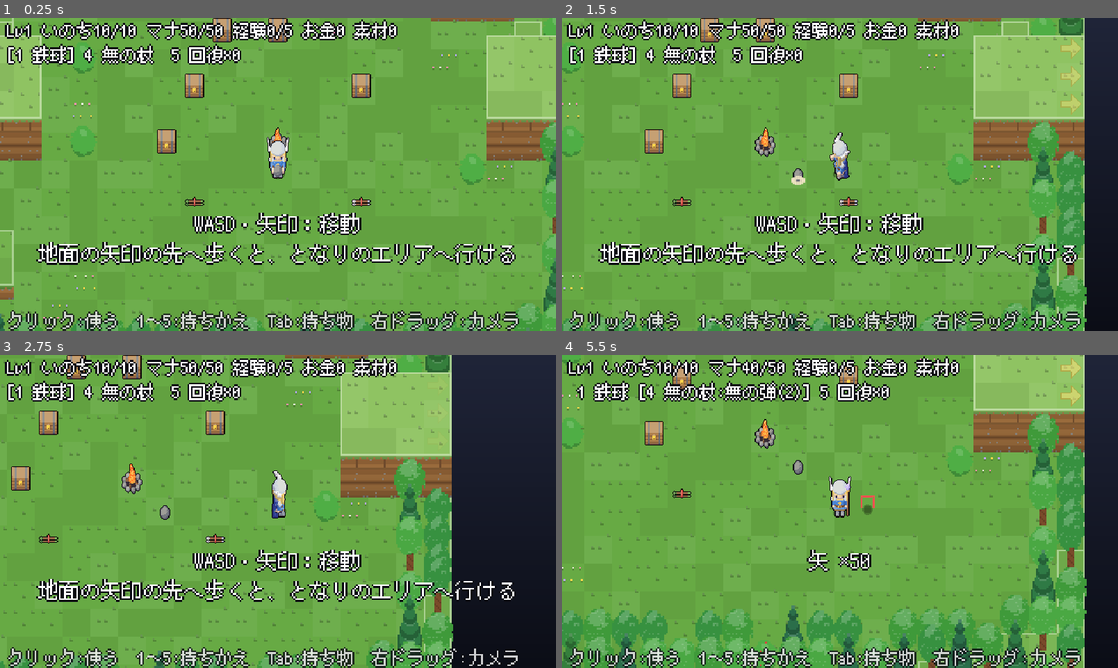
Above: before the commit, frames 1-4 (two rows, left to right).
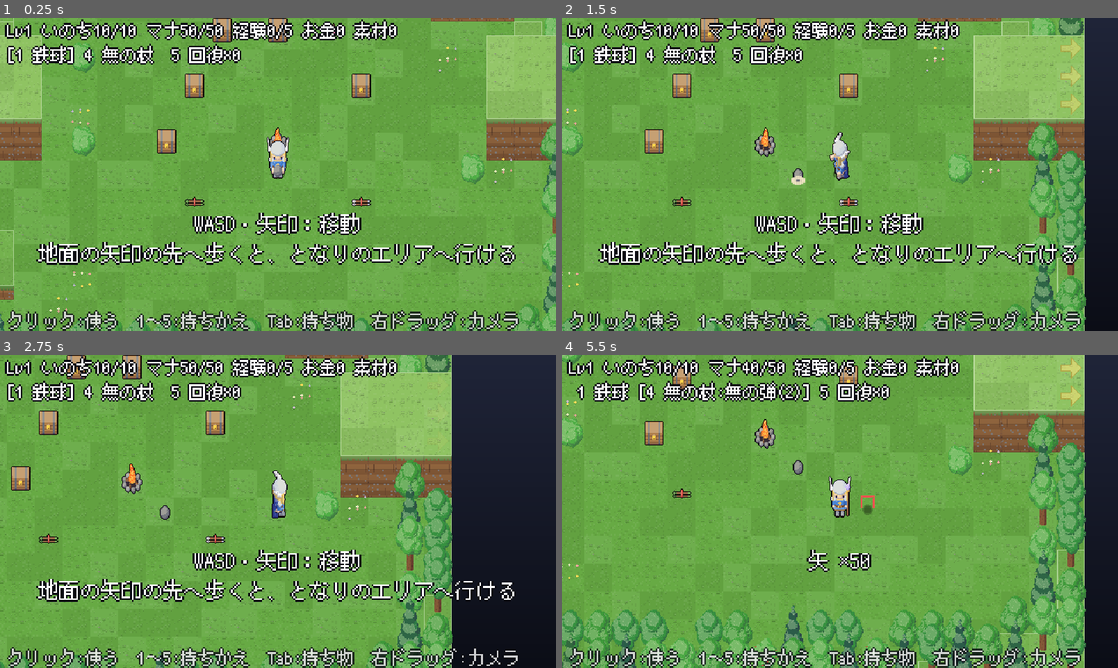
Above: after the commit, the same moments.

Repository: MiyazakiTakumi-724/dot-3d-game
Game: Godot game, scene res://scenes/field.tscn
Same seed, same stepped clock (60 frames per second), same inputs: the game is played once before the commit and once after it.
Inputs (mouse positions are in pixels of both pictures, inside the frame that each line leads up to):
- Up to frame 1 (0.25 s): no input
- Up to frame 2 (1.5 s): tap Enter at 0.5 s; move the mouse to (962, 158) at 0.52 s; hold Right 0.53-1.25 s; hold Shift 0.53-1.25 s; click (962, 158) at 0.67 s; tap Space at 0.77 s; drag from (728, 190) to (812, 237) at 1.27 s
- Up to frame 3 (2.75 s): move the mouse to (333, 442) at 2.02 s; hold Right from 2.03 s (still down); hold Ctrl from 2.03 s (still down)
- Up to frame 4 (5.5 s): release Right at 2.75 s; release Ctrl at 2.75 s; drag from (812, 574) to (673, 464) at 2.77 s; tap Space at 3.5, 3.77 s; move the mouse to (1006, 558) at 3.52 s; hold Left 3.53-4.25 s; tap 2 at 3.6 s; drag from (673, 464) to (756, 433) at 4.27 s; move the mouse to (867, 511) at 5.02 s; hold Down from 5.03 s (still down); tap 4 at 5.1 s; click (867, 511) at 5.17 s

The runs differ from the first frame. In frame 1, 6.1% of the frame differs, in the area x 0-100%, y 0-100%; in frame 2, 7.4%; in frame 3, 6.6%; in frame 4, 13%, in the area x 0-95%, y 0-100%.

Commit message:
地形を主人公と同じ細かさで作り直す（描く枚数は増やさない）
- 1マスを32×32の輪切りで描く（ボクセル1つが本当の画面の1px）。輪切りの間はゲームの座標の1pxのまま
  （StackSprite.layer_px）なので、描く回数は前と同じ
- 地面・水・橋・壁は輪切りの画像を直接作る（VoxelModel.from_images）。側面は外側の2つの輪だけ塗り、
  外側を下半分・内側を上半分として塗って、正面の崖も1pxで描く。側面は向きで影が付く（光は南西の上）
- 草の葉・崖の根や石・1段ごとの線・水面のきらめき・橋の板とくぎ。段のふちの線は本当の画面の1px
- 木と茂みは葉のかたまりごとに光を当てる。岩は横の地層と塊の境の割れ目
- 資料（CLAUDE.md・design.md 14章）を更新

Co-Authored-By: Claude Opus 5.5 <noreply@anthropic.com>
Claude-Session: https://claude.ai/code/session_01V8ZRqLWkvLDpNQ265CHHcT

Diff:
--- a/scripts/game/terrain.gd
+++ b/scripts/game/terrain.gd
@@ -192,7 +192,7 @@
 static func warm(keys: Array[String], budget_ms: float) -> void:
 	var start := Time.get_ticks_usec()
 	while not keys.is_empty() and (Time.get_ticks_usec() - start) < budget_ms * 1000.0:
-		_cached(keys.pop_back())
+		_cached(keys.pop_back()).textures()
 
 ## 暗いグラデーションの背景を一番奥に置く（島が浮いて見えるように）。
 static func add_background(parent: Node) -> void:
@@ -240,6 +240,8 @@
 	s.world_pos = HeightMap.cell_center(cell)
 	s.base_height = h
 	s.draw_bias = bias
+	s.voxel_scale = 1.0 / FINE
+	s.layer_px = 1.0
 	s.set_model(m)
 	parent.add_child(s)
 	return s
@@ -290,229 +292,356 @@
 			bits |= 1 << i
 	return bits
 
+## 地形の細かさ。1マスを 32×32 の輪切りで描き、ボクセル1つを本当の画面の1pxにする（主人公や小物と同じ細かさ）。
+## 輪切りの間はゲームの座標の1pxのまま（描く枚数を増やさない）。側面は外側の2つの輪が見えるので、
+## 外側（d=0）を下半分、内側（d=1）を上半分として塗ると、正面から見た崖も本当の画面の1pxで描ける。
+const FINE := 2
+const TEX := 16 * FINE
+## 側面の向き（0 北・1 東・2 南・3 西）ごとの影の濃さ（VoxelShade.SHADOW へ寄せる割合）。
+## 光は南西の上から来る（主人公や小物の影と同じ向き）
+const SIDE_SHADE := [0.36, 0.28, 0.1, 0.18]
+## 上の面に、ほんの少し光の色を足す
+const TOP_LIGHT := 0.06
+
+## 外側の2つの輪の上の点（x, y, 輪の深さ d, 向き face, 辺に沿った位置 along）。正方形 [lo, hi) のふち。
+static func _ring(lo: int, hi: int) -> Array:
+	var out := []
+	for d in 2:
+		var a := lo + d
+		var b := hi - 1 - d
+		for t in range(a, b + 1):
+			out.append([t, b, d, 2, t])  # 南
+			out.append([t, a, d, 0, t])  # 北
+		for t in range(a + 1, b):
+			out.append([a, t, d, 3, t])  # 西
+			out.append([b, t, d, 1, t])  # 東
+	return out
+
+static var _rings := {}
+
+static func _ring_cached(lo: int, hi: int) -> Array:
+	var k := lo * 1000 + hi
+	if not _rings.has(k):
+		_rings[k] = _ring(lo, hi)
+	return _rings[k]
+
+## 側面の色に向きの影を付ける。
+static func _side(c: Color, face: int) -> Color:
+	return c.lerp(VoxelShade.SHADOW, SIDE_SHADE[face])
+
 ## 地面の柱。depth は柱の高さ（段）、bottom は柱の下の端の段（土の縞を隣とそろえるのに使う）。
-## 上の面は草（マスごとに色を少しずらし、草むらか花を足す）。側面は上から草のふち→土の縞→
+## 上の面は草（マスごとに色を少しずらし、草の葉と草むらか花を足す）。側面は上から草のふち→土の縞→
 ## 0より下は暗い土と岩。島のふちの柱は、下の端が少しすぼまってでこぼこになる。
-## 側面は1段ごとに暗い帯を入れて、何段ぶんの崖かを数えられるようにする。
+## 側面は1段ごとに暗い線を入れて、何段ぶんの崖かを数えられるようにする。
 ## 段のふちの明るい線はモデルには入れず、StackSprite.rim_sides で描く。
 static func ground_model(h: int, depth: int, v: int = 0, flowers: bool = false, bottom: int = 0) -> VoxelModel:
 	var layers := depth * StackSprite.LEVEL_PX + 1
 	var grass: Color = top_color(h)
 	grass = [grass, grass.lightened(0.05), grass.darkened(0.05)][v] as Color
-	var m := VoxelModel.new()
-	m.size = Vector3i(16, 16, layers + 2)
 	var base_px := bottom * StackSprite.LEVEL_PX
+	var images: Array[Image] = []
 	for z in layers:
 		var abs_px := base_px + z  # 0 が高さ0の地面
 		var from_top := layers - 1 - z
-		# 島の下の端は、すぼめてでこぼこにする
-		var inset := 0
-		if bottom < 0 and z < 10:
-			inset = (10 - z) / 3 + (1 if (v + z) % 4 == 0 else 0)
-		for yy in range(inset, 16 - inset):
-			for xx in range(inset, 16 - inset):
-				var c: Color
-				if from_top == 0:
-					c = grass
-				elif from_top <= 2 and (from_top == 1 or (xx * 3 + yy * 5) % 4 != 0):
-					c = grass.darkened(0.12 * from_top)  # 崖のふちに草が少し垂れる
-				elif abs_px >= 0:
-					c = DIRT_COLORS[(abs_px / 3) % 2]
-					c = c.darkened(clampf(from_top * 0.006, 0.0, 0.2))  # 下ほど少し暗く
-					if _hash3(xx, yy, abs_px, 23) == 0:
-						c = STONE_COLOR
-					elif _hash3(xx, yy, abs_px / 5, 31) == 0:
-						c = Color("6e4a2c")  # 根や割れ目
-				else:
-					var deep := clampi(-abs_px / 12, 0, DEEP_COLORS.size() - 1)
-					c = DEEP_COLORS[deep]
-					if _hash3(xx, yy, abs_px / 3, 7) == 0:
-						c = STONE_COLOR.darkened(0.1 * deep)
-				if from_top > 2 and abs_px > 0 and abs_px % StackSprite.LEVEL_PX == 0:
-					c = c.darkened(0.18)  # 1段ごとの帯
-				m.set_voxel(Vector3i(xx, yy, z), c)
-	var top := layers
+		var img := Image.create(TEX, TEX, false, Image.FORMAT_RGBA8)
+		if from_top == 0:
+			_grass_top(img, grass, v, h)
+		else:
+			# 島の下の端は、すぼめてでこぼこにする
+			var inset := 0
+			if bottom < 0 and z < 10:
+				inset = ((10 - z) / 3 + (1 if (v + z) % 4 == 0 else 0)) * FINE
+			img.fill_rect(Rect2i(inset, inset, TEX - 2 * inset, TEX - 2 * inset), _side(_cliff_color(grass, abs_px * FINE + 1, from_top * FINE - 1, 0, 2, v), 2))
+			for r in _ring_cached(inset, TEX - inset):
+				var vf: int = abs_px * FINE + r[2]
+				var c := _cliff_color(grass, vf, from_top * FINE - r[2], r[4] + r[3] * 37, r[3], v)
+				img.set_pixel(r[0], r[1], _side(c, r[3]))
+		images.append(img)
+	# 上の面の上に、草むらか花を立てる（2枚）
+	var tuft_a := Image.create(TEX, TEX, false, Image.FORMAT_RGBA8)
+	var tuft_b := Image.create(TEX, TEX, false, Image.FORMAT_RGBA8)
 	if flowers:
 		var petals := [Color("f6f1e4"), Color("ffd84a"), Color("ff8fb3"), Color("b9a6ff")]
-		for i in 6:
-			var px := (2 + i * 5 + v * 3) % 14 + 1
-			var py := (3 + i * 7 + v * 4) % 14 + 1
-			m.set_voxel(Vector3i(px, py, top), grass.darkened(0.2))
-			m.set_voxel(Vector3i(px, py, top + 1), petals[(i + v) % petals.size()])
+		for i in 7:
+			var px := (3 + i * 9 + v * 7) % 27 + 2
+			var py := (5 + i * 13 + v * 5) % 27 + 2
+			var pc: Color = petals[(i + v) % petals.size()]
+			tuft_a.set_pixel(px, py, grass.darkened(0.25))
+			for d in [Vector2i(0, 0), Vector2i(1, 0), Vector2i(-1, 0), Vector2i(0, 1), Vector2i(0, -1)]:
+				tuft_b.set_pixel(px + d.x, py + d.y, pc if d != Vector2i.ZERO else Color("ffe27a"))
 	elif v != 2:
-		var tuft := grass.darkened(0.22)
-		for i in 3:
-			var px := (3 + i * 5 + v * 4) % 14 + 1
-			var py := (2 + i * 7 + v * 5) % 14 + 1
-			m.set_voxel(Vector3i(px, py, top), tuft)
-			m.set_voxel(Vector3i(px + 1, py, top), tuft)
-			m.set_voxel(Vector3i(px, py, top + 1), tuft.lightened(0.12))
-	return m
+		var tuft := grass.darkened(0.2)
+		for i in 4:
+			var px := (5 + i * 9 + v * 8) % 27 + 2
+			var py := (3 + i * 13 + v * 10) % 27 + 2
+			for dx in [-1, 0, 1, 2]:
+				tuft_a.set_pixel(px + dx, py, tuft)
+			tuft_b.set_pixel(px - 1, py, tuft.lightened(0.1))
+			tuft_b.set_pixel(px + 1, py, tuft.lightened(0.18))
+			tuft_b.set_pixel(px + 2, py, tuft.lightened(0.1))
+	images.append(tuft_a)
+	images.append(tuft_b)
+	return VoxelModel.from_images(images)
+
+## 上の面の草：まだらの色・草の葉・小さな石。
+static func _grass_top(img: Image, grass: Color, v: int, h: int) -> void:
+	var light := grass
+	img.fill(light)
+	for y in TEX:
+		for x in TEX:
+			var k := _hash3(x / 2 + v * 17, y / 2 + h * 5, 3, 11)
+			if k == 0:
+				img.set_pixel(x, y, light.lightened(0.06))
+			elif k == 1:
+				img.set_pixel(x, y, light.darkened(0.06))
+	# 草の葉（暗い根もとと、明るい先）
+	for i in 14:
+		var px := (i * 7 + v * 11 + h * 3) % 30 + 1
+		var py := (i * 11 + v * 5 + h * 7) % 29 + 2
+		img.set_pixel(px, py, light.darkened(0.16))
+		img.set_pixel(px, py - 1, light.lightened(0.1))
+	if v == 1:
+		img.set_pixel(9, 21, STONE_COLOR.lightened(0.2))
+		img.set_pixel(10, 21, STONE_COLOR)
+
+## 崖の側面の1点の色。vf は高さ（本当の画面のpx、0 が高さ0の地面）、from_top は上の面からの深さ（同じ単位）、
+## along は辺に沿った位置（ばらつき用）。
+static func _cliff_color(grass: Color, vf: int, from_top: int, along: int, face: int, v: int) -> Color:
+	var c: Color
+	if from_top <= 3 or (from_top <= 6 and _hash3(along, v, face, 3) != 0):
+		c = grass.darkened(0.05 * from_top)  # 崖のふちに草が少し垂れる
+	elif vf >= 0:
+		c = DIRT_COLORS[(vf / 6) % 2]
+		c = c.darkened(clampf(from_top * 0.003, 0.0, 0.2))  # 下ほど少し暗く
+		if _hash3(along / 2, vf / 2, face, 19) == 0:
+			c = STONE_COLOR
+		elif _hash3(along, vf / 9, face, 29) == 0:
+			c = Color("6e4a2c")  # 根や割れ目
+	else:
+		var deep := clampi(-vf / 24, 0, DEEP_COLORS.size() - 1)
+		c = DEEP_COLORS[deep]
+		if _hash3(along / 2, vf / 3, face, 7) == 0:
+			c = STONE_COLOR.darkened(0.1 * deep)
+	if from_top > 6 and vf > 0 and vf % (StackSprite.LEVEL_PX * FINE) == 0:
+		c = c.darkened(0.2)  # 1段ごとの線
+	return c
 
 ## 水の柱。上の面は水面（地面より WATER_DROP_PX 低い）、側面は滝（縦の筋）。
 ## foam：上の段から滝が落ちてくる所なので、水面に白い泡を出す。
 ## falls_off：島のふちから落ちる滝なので、下の方ほど薄くする。
 static func water_model(h: int, depth: int, v: int, foam: bool = false, falls_off: bool = false) -> VoxelModel:
 	var layers := depth * StackSprite.LEVEL_PX - WATER_DROP_PX + 1
-	var m := VoxelModel.new()
-	m.size = Vector3i(16, 16, layers)
+	var images: Array[Image] = []
 	for z in layers:
-		var top := z == layers - 1
-		var fade := 1.0
-		if falls_off and z < 24:
-			fade = 0.25 + 0.75 * float(z) / 24.0
-		for yy in 16:
-			for xx in 16:
-				var c: Color
-				if top:
-					c = WATER_COLOR
-					if _hash3(xx + v * 5, yy, 0, 29) == 0:
-						c = WATER_COLOR.lightened(0.35)  # 水面のきらめき
-					if foam and _hash3(xx, yy + v, 1, 3) == 0:
-						c = FOAM_COLOR
-				else:
-					c = FALL_COLORS[_hash3(xx, yy, v, FALL_COLORS.size())]
-					if z < 3 and not falls_off:
-						c = FOAM_COLOR  # 滝の下のしぶき
+		var img := Image.create(TEX, TEX, false, Image.FORMAT_RGBA8)
+		if z == layers - 1:
+			img.fill(WATER_COLOR)
+			for y in TEX:
+				for x in TEX:
+					var k := _hash3(x / 3 + v * 5, y, 0, 37)
+					if k == 0:
+						# 水面のきらめき（横に短い光）
+						img.set_pixel(x, y, WATER_COLOR.lightened(0.35))
+						img.set_pixel(mini(x + 1, TEX - 1), y, WATER_COLOR.lightened(0.2))
+					elif k == 1:
+						img.set_pixel(x, y, WATER_COLOR.darkened(0.08))
+					if foam and _hash3(x / 2, y / 2 + v, 1, 3) == 0:
+						img.set_pixel(x, y, FOAM_COLOR)
+		else:
+			var fade := 1.0
+			if falls_off and z < 24:
+				fade = 0.25 + 0.75 * float(z) / 24.0
+			var base := Color(FALL_COLORS[0], fade)
+			if z < 3 and not falls_off:
+				base = FOAM_COLOR  # 滝の下のしぶき
+			img.fill(base)
+			if not (z < 3 and not falls_off):
+				for r in _ring_cached(0, TEX):
+					var c: Color = FALL_COLORS[_hash3(r[4] + r[3] * 37, v, 0, FALL_COLORS.size())]
+					if _hash3(r[4], z * FINE + r[2], r[3], 9) == 0:
+						c = FOAM_COLOR  # 落ちる水のしぶき
 					c.a = fade
-				m.set_voxel(Vector3i(xx, yy, z), c)
-	return m
+					img.set_pixel(r[0], r[1], c)
+		images.append(img)
+	return VoxelModel.from_images(images)
 
 ## 橋：水の柱の上に板を渡す。across_ns なら北と南が水（東西に渡る）なので、手すりを北と南に付ける。
 static func bridge_model(h: int, depth: int, across_ns: bool) -> VoxelModel:
 	var water := water_model(h, depth, 0)
-	var m := VoxelModel.new()
-	var water_layers := water.size.z
 	var plank_z := depth * StackSprite.LEVEL_PX
-	m.size = Vector3i(16, 16, plank_z + 3)
-	for p: Vector3i in water._voxels:
-		m.set_voxel(p, water._voxels[p])
-	for yy in 16:
-		for xx in 16:
+	var images: Array[Image] = []
+	for img in water.slices():
+		images.append(img)
+	while images.size() < plank_z + 3:
+		images.append(Image.create(TEX, TEX, false, Image.FORMAT_RGBA8))
+	var plank_img := images[plank_z]
+	var rail := images[plank_z + 1]
+	var post := images[plank_z + 2]
+	for yy in TEX:
+		for xx in TEX:
 			var along := xx if across_ns else yy  # 板の継ぎ目は渡る向きと直角（板は渡る向きに並ぶ）
-			var plank := Color("a06a3a") if (along / 4) % 2 == 0 else Color("94603a")
-			if along % 4 == 3:
+			var across := yy if across_ns else xx
+			var plank := Color("a06a3a") if (along / 8) % 2 == 0 else Color("94603a")
+			if along % 8 == 7:
 				plank = Color("6e4526")
-			m.set_voxel(Vector3i(xx, yy, plank_z), plank)
-			var edge := (yy == 0 or yy == 15) if across_ns else (xx == 0 or xx == 15)
+			elif (along % 8 == 1) and (across == 4 or across == 27):
+				plank = Color("4a3020")  # くぎ
+			elif _hash3(along / 8, across / 3, 5, 7) == 0:
+				plank = plank.darkened(0.08)  # 木目
+			plank_img.set_pixel(xx, yy, plank.lerp(VoxelShade.LIGHT, TOP_LIGHT))
+			var edge := (across <= 1 or across >= TEX - 2)
 			if edge:
-				m.set_voxel(Vector3i(xx, yy, plank_z + 1), Color("6e4526"))
-				if (xx + yy) % 5 == 0:
-					m.set_voxel(Vector3i(xx, yy, plank_z + 2), Color("5b3a22"))
-	assert(water_layers <= plank_z)
-	return m
+				rail.set_pixel(xx, yy, Color("6e4526"))
+				if along % 10 < 2:
+					post.set_pixel(xx, yy, Color("5b3a22"))
+	return VoxelModel.from_images(images)
 
 ## 岩：灰色の塊で、上は白っぽい。並べると岩山になるように、マスいっぱいの形にする（角は少し丸める）。
+## 8×8 の塊ごとに高さを変えてごつごつさせ、側面は横の地層と、塊の境の割れ目で描く。
 static func rock_model(v: int) -> VoxelModel:
 	var m := VoxelModel.new()
 	var top_h: int = [22, 26, 30][v]
-	m.size = Vector3i(16, 16, top_h + 4)
-	for yy in 16:
-		for xx in 16:
-			if (xx == 0 or xx == 15) and (yy == 0 or yy == 15):
+	m.size = Vector3i(TEX, TEX, top_h + 4)
+	for yy in TEX:
+		for xx in TEX:
+			if (xx <= 1 or xx >= TEX - 2) and (yy <= 1 or yy >= TEX - 2):
 				continue
-			# 4×4 の塊ごとに高さを少し変えて、ごつごつさせる
-			var bump := ((xx / 4) * 7 + (yy / 4) * 13 + v * 5) % 4
+			var bx := xx / 8
+			var by := yy / 8
+			var bump := (bx * 7 + by * 13 + v * 5) % 4
 			var hh: int = top_h + bump
+			var shift := _hash3(bx, by, v, 4)
 			for z in hh:
-				var c := Color("8d8f94")
+				var c := Color("8d8f94") if ((z + shift) / 4) % 2 == 0 else Color("858790")
 				if z == hh - 1:
-					c = Color("e4e7ea") if bump == 3 else Color("b3b7bd")
-				elif (z + xx * 3 + yy) % 9 == 0:
-					c = Color("6f7177")
-				elif (xx / 4 + yy / 4) % 2 == 0:
-					c = Color("84868b")
-				if z < 3 and (xx + yy + z) % 3 == 0:
+					c = Color("e4e7ea") if bump == 3 else Color("b9bdc3")
+				elif z == hh - 2:
+					c = Color("a4a8ae")
+				elif (xx % 8 == 0 or yy % 8 == 0) and _hash3(bx, by, z / 3, 3) == 0:
+					c = Color("6a6c73")  # 塊の境の割れ目
+				if z < 3 and _hash3(xx / 2, yy / 2, z, 3) == 0:
 					c = Color("5f8f45")  # 根元の苔
 				m.set_voxel(Vector3i(xx, yy, z), c)
-	return m
-
-## 丸い木：マスより少し大きい、こんもりした葉。下は暗く、上は明るい。v で色と形を少し変える。
+	return VoxelShade.apply(m)
+
+## 葉の影：面の向き n と光から4段階。明るい所と暗い所に、ときどき1つだけ違う色を混ぜて葉の細かさを出す。
+static func _leaf_shade(c: Color, n: Vector3, speck: int) -> Color:
+	var k := n.normalized().dot(VoxelShade.LIGHT_DIR.normalized()) if n != Vector3.ZERO else 1.0
+	if k > 0.6:
+		return c.lerp(VoxelShade.LIGHT, 0.42 if speck == 0 else 0.26)
+	elif k > 0.15:
+		return c.lerp(VoxelShade.LIGHT, 0.14) if speck == 0 else c
+	elif k > -0.3:
+		return c.lerp(VoxelShade.SHADOW, 0.22)
+	return c.lerp(VoxelShade.SHADOW, 0.42 if speck != 0 else 0.3)
+
+## 玉（葉のかたまり）をいくつか重ねた葉を置く。clumps は [中心（ゲームの座標のpx。z は輪切りの番号）, 半径] の列。
+## 見える面の向きは、その点がふちに一番近い玉から出す（玉ごとに光が当たり、葉のかたまりに見える）。
+## berry があれば、明るい側にときどき実を付ける。
+static func _clumps(m: VoxelModel, clumps: Array, leaf: Color, z0: int, berry := Color(0, 0, 0, 0)) -> void:
+	# 全部の玉を囲む球の外は調べない（速くするため）
+	var center: Vector3 = clumps[0][0]
+	var reach := 0.0
+	for cl in clumps:
+		reach = maxf(reach, center.distance_to(cl[0]) + cl[1])
+	for z in range(z0, m.size.z):
+		for yy in m.size.y:
+			for xx in m.size.x:
+				var p := Vector3((xx + 0.5) / FINE, (yy + 0.5) / FINE, z + 0.5)
+				if p.distance_to(center) > reach:
+					continue
+				var lim := 1.0 - 0.07 * _hash3(xx / 3, yy / 3, z / 2, 3)
+				var best := -1.0
+				var n := Vector3.ZERO
+				for cl in clumps:
+					var d: Vector3 = p - cl[0]
+					var q: float = d.length() / cl[1]
+					if q <= lim and q > best:
+						best = q
+						n = d
+				if best < 0.0:
+					continue
+				var c := leaf.darkened(0.1) if z < z0 + 2 else leaf
+				c = _leaf_shade(c, n, _hash3(xx, yy, z, 11))
+				if berry.a > 0.0 and best > 0.75 and _hash3(xx / 2, yy / 2, z, 19) == 0:
+					c = berry
+				m.set_voxel(Vector3i(xx, yy, z), c)
+
+## 幹（立てた円柱）。光の側は明るく、反対は暗い。
+static func _trunk(m: VoxelModel, center: Vector2, r: float, z1: int, bark: Color) -> void:
+	for z in z1:
+		for yy in m.size.y:
+			for xx in m.size.x:
+				var d := Vector2((xx + 0.5) / FINE, (yy + 0.5) / FINE) - center
+				if d.length() > r:
+					continue
+				var c := bark if (xx + z * 3) % 7 != 0 else bark.darkened(0.18)  # 木の皮のすじ
+				m.set_voxel(Vector3i(xx, yy, z), VoxelShade.band(c, Vector3(d.x, d.y, 0.0), VoxelShade.LIGHT_DIR.normalized()))
+
+## 丸い木：マスより少し大きい、こんもりした葉。葉のかたまりごとに光が当たる。v で色と形を少し変える。
 static func tree_model(v: int) -> VoxelModel:
 	var m := VoxelModel.new()
-	m.size = Vector3i(20, 20, 30)
-	var trunk := Color("7a4a2a")
-	for z in 10:
-		for yy in range(8, 12):
-			for xx in range(8, 12):
-				m.set_voxel(Vector3i(xx, yy, z), trunk if (xx + z) % 4 != 0 else trunk.darkened(0.15))
+	m.size = Vector3i(40, 40, 30)
+	_trunk(m, Vector2(10, 10), 2.2, 12, Color("7a4a2a"))
 	var leaf: Color = [Color("3f9a3a"), Color("4aa843"), Color("379140")][v]
-	var center := Vector3(9.5, 9.5, 18.0)
-	var r := 9.2 - v * 0.4
-	for z in range(7, 30):
-		for yy in 20:
-			for xx in 20:
-				var d := Vector3(xx, yy, z) - center
-				d.z *= 1.15
-				# でこぼこした輪郭にする
-				var bump := float(_hash3(xx / 3, yy / 3, z / 3, 5)) * 0.35
-				if d.length() > r - bump:
-					continue
-				var c := leaf
-				var t := float(z - 7) / 22.0
-				if t < 0.3:
-					c = leaf.darkened(0.25)
-				elif t > 0.75:
-					c = leaf.lightened(0.2)
-				if _hash3(xx, yy, z, 9) == 0:
-					c = c.lightened(0.15)
-				m.set_voxel(Vector3i(xx, yy, z), c)
+	var c := Vector3(10, 10, 17)
+	var clumps := [[c, 7.2 - v * 0.3], [c + Vector3(0, 0, 6), 5.0]]
+	for i in 6:
+		var a := TAU * i / 6.0 + v * 0.7
+		var off := Vector2.from_angle(a) * (4.6 - v * 0.2)
+		clumps.append([c + Vector3(off.x, off.y, -1.0 + (i % 3) * 1.5), 4.4])
+	_clumps(m, clumps, leaf, 8)
 	return m
 
-## とがった木：段々に細くなる葉。
+## とがった木：段々に細くなる葉の傘を4つ重ねる。傘ごとに上が明るく、下が暗い。
 static func pine_model(v: int) -> VoxelModel:
 	var m := VoxelModel.new()
-	m.size = Vector3i(16, 16, 32)
-	var trunk := Color("6b4026")
-	for z in 8:
-		for yy in range(7, 9):
-			for xx in range(7, 9):
-				m.set_voxel(Vector3i(xx, yy, z), trunk)
+	m.size = Vector3i(TEX, TEX, 32)
+	_trunk(m, Vector2(8, 8), 1.5, 8, Color("6b4026"))
 	var leaf: Color = [Color("2f7a45"), Color("357f3c"), Color("2b6e4a")][v]
 	for z in range(5, 32):
-		# 4段の傘を重ねる。それぞれの段は下が広い
 		var tier := (z - 5) % 7
 		var level := (z - 5) / 7
-		var radius := 7.5 - level * 1.6 - tier * 0.55
-		if radius < 0.8:
-			radius = 0.8
-		for yy in 16:
-			for xx in 16:
-				var d := Vector2(xx - 7.5, yy - 7.5).length()
-				if d > radius:
+		var radius := maxf(0.8, 7.5 - level * 1.6 - tier * 0.55)
+		for yy in TEX:
+			for xx in TEX:
+				var d := Vector2((xx + 0.5) / FINE - 8.0, (yy + 0.5) / FINE - 8.0)
+				var lim := radius - 0.3 * _hash3(xx / 2, yy / 2, z, 3)
+				if d.length() > lim:
 					continue
-				var c := leaf.darkened(0.2) if tier < 2 else leaf
-				if tier >= 5:
-					c = leaf.lightened(0.15)
+				# 傘の面：外向きで、上を向いている（下の2枚は傘の裏で暗い）
+				var n := Vector3(d.x, d.y, 0.0).normalized() + Vector3(0, 0, 1.1 if tier >= 2 else -0.4)
+				var c := _leaf_shade(leaf, n, _hash3(xx, yy, z, 11))
 				m.set_voxel(Vector3i(xx, yy, z), c)
 	return m
 
 ## 茂み：低くて丸い葉のかたまり。v=1 は赤い実が付く。
 static func bush_model(v: int) -> VoxelModel:
 	var m := VoxelModel.new()
-	m.size = Vector3i(16, 16, 11)
+	m.size = Vector3i(TEX, TEX, 11)
 	var leaf := Color("4fae45") if v != 2 else Color("5bb84d")
-	var center := Vector3(7.5, 7.5, 3.0)
-	for z in 11:
-		for yy in 16:
-			for xx in 16:
-				var d := Vector3(xx, yy, z) - center
-				d.z *= 1.4
-				var bump := float(_hash3(xx / 2, yy / 2, z / 2, 4)) * 0.4
-				if d.length() > 7.6 - bump:
-					continue
-				var c := leaf.darkened(0.2) if z < 3 else (leaf.lightened(0.15) if z > 7 else leaf)
-				if v == 1 and _hash3(xx, yy, z, 17) == 0:
-					c = Color("d9463b")
-				m.set_voxel(Vector3i(xx, yy, z), c)
+	var c := Vector3(8, 8, 2.5)
+	var clumps := [[c, 6.0]]
+	for i in 5:
+		var a := TAU * i / 5.0 + v * 1.1
+		var off := Vector2.from_angle(a) * 3.6
+		clumps.append([c + Vector3(off.x, off.y, 1.0 + (i % 2) * 1.5), 3.8])
+	_clumps(m, clumps, leaf, 0, Color("d9463b") if v == 1 else Color(0, 0, 0, 0))
 	return m
 
+## 石の壁（試作1）：れんがを積んだ柱。
 static func wall_model() -> VoxelModel:
-	var m := VoxelModel.new()
-	m.size = Vector3i(14, 14, 20)
+	var n := 14 * FINE
+	var images: Array[Image] = []
 	for z in 20:
-		for yy in 14:
-			for xx in 14:
-				var brick := (z % 5 == 0) or ((xx + (z / 5) * 4) % 7 == 0)
-				m.set_voxel(Vector3i(xx, yy, z), WALL_COLOR.darkened(0.15) if brick else WALL_COLOR)
-	return m
+		var img := Image.create(n, n, false, Image.FORMAT_RGBA8)
+		var mortar := z % 5 == 0
+		if z == 19:
+			img.fill(WALL_COLOR.lerp(VoxelShade.LIGHT, 0.12))
+		else:
+			img.fill(WALL_COLOR)
+			for r in _ring_cached(0, n):
+				var brick: bool = mortar or ((r[4] + (z / 5) * 8) % 14 == 0)
+				img.set_pixel(r[0], r[1], _side(WALL_COLOR.darkened(0.15) if brick else WALL_COLOR, r[3]))
+		images.append(img)
+	return VoxelModel.from_images(images)
--- a/scripts/render/stack_sprite.gd
+++ b/scripts/render/stack_sprite.gd
@@ -24,6 +24,9 @@
 var voxel_scale := 1.0
 ## a が0より大きければ、形のまわりにこの色のふち（本当の画面の1px）を描く
 var outline_color := Color(0, 0, 0, 0)
+## 輪切りの間の高さ（ゲームの座標のpx）。負なら voxel_scale と同じ（ボクセルが立方体）。
+## 地形は横を細かく（voxel_scale 0.5）、輪切りの間はゲームの座標の1pxにして、描く枚数を増やさない
+var layer_px := -1.0
 ## true の間は描かない。visible は画面外かどうかで毎フレーム書き換えるので、隠したいときはこちらを使う。
 var force_hidden := false
 ## true なら毎フレーム描き直す（向きが変わるプレイヤーや敵など）。
@@ -93,7 +96,7 @@
 func _on_screen() -> bool:
 	var m := VISIBLE_MARGIN
 	return position.x > -m and position.x < 320.0 + m \
-		and position.y + m > 0.0 and position.y - _layers.size() * voxel_scale - m < 180.0
+		and position.y + m > 0.0 and position.y - _layers.size() * layer_step() - m < 180.0
 
 ## 足元の影。横長の楕円（ドット絵らしく、少ない色の半透明の黒）。
 func _draw_shadow() -> void:
@@ -132,9 +135,13 @@
 		draw_set_transform(_layer_pos(i, skip, stretch) + offset, rot, s)
 		draw_texture(t, -t.get_size() * 0.5)
 
+## 輪切り1枚ぶんの高さ（ゲームの座標のpx）。
+func layer_step() -> float:
+	return layer_px if layer_px > 0.0 else voxel_scale
+
 ## i 枚目の輪切りを描く位置（本当の画面のpxにそろえる。詰めたときに半端な位置でにじまないように）。
 func _layer_pos(i: int, skip: int, stretch: float) -> Vector2:
-	var y := (skip - i) * voxel_scale * stretch
+	var y := (skip - i) * layer_step() * stretch
 	return Vector2(0, roundf(y * StackCamera.PIXEL_SCALE) / StackCamera.PIXEL_SCALE)
 
 ## 上の面のふちの明るい線（地面の柱だけ）。
@@ -142,11 +149,12 @@
 	if rim_sides == 0:
 		return
 	draw_set_transform(Vector2(0, -rim_layer), -camera.angle, Vector2.ONE)
+	var w := 1.0 / StackCamera.PIXEL_SCALE  # 本当の画面の1px
 	if rim_sides & 1:
-		draw_rect(Rect2(-8, -8, 16, 1), rim_color)
+		draw_rect(Rect2(-8, -8, 16, w), rim_color)
 	if rim_sides & 2:
-		draw_rect(Rect2(7, -8, 1, 16), rim_color)
+		draw_rect(Rect2(8 - w, -8, w, 16), rim_color)
 	if rim_sides & 4:
-		draw_rect(Rect2(-8, 7, 16, 1), rim_color)
+		draw_rect(Rect2(-8, 8 - w, 16, w), rim_color)
 	if rim_sides & 8:
-		draw_rect(Rect2(-8, -8, 1, 16), rim_color)
+		draw_rect(Rect2(-8, -8, w, 16), rim_color)
--- a/scripts/render/voxel_model.gd
+++ b/scripts/render/voxel_model.gd
@@ -9,6 +9,15 @@
 		_textures = []
 var _voxels: Dictionary = {}  # Vector3i -> Color
 var _textures: Array[ImageTexture] = []
+## 輪切りの画像から直接作ったとき（地形の柱など。ボクセルを1つずつ置くより何倍も速い）の画像
+var _images: Array[Image] = []
+
+## 下から順の輪切りの画像から作る（大きさは画像の大きさと枚数）。
+static func from_images(images: Array[Image]) -> VoxelModel:
+	var m := VoxelModel.new()
+	m.size = Vector3i(images[0].get_width(), images[0].get_height(), images.size())
+	m._images = images
+	return m
 
 func set_voxel(p: Vector3i, c: Color) -> void:
 	if p.x >= 0 and p.y >= 0 and p.z >= 0 and p.x < size.x and p.y < size.y and p.z < size.z:
@@ -42,6 +51,10 @@
 
 ## そのボクセルの色。何もなければ透明。
 func get_voxel(p: Vector3i) -> Color:
+	if not _images.is_empty():
+		if p.x < 0 or p.y < 0 or p.z < 0 or p.x >= size.x or p.y >= size.y or p.z >= size.z:
+			return Color(0, 0, 0, 0)
+		return _images[p.z].get_pixel(p.x, p.y)
 	return _voxels.get(p, Color(0, 0, 0, 0))
 
 ## 輪切りの画像をテクスチャにしたもの。同じモデルを使うスプライト同士で共有する（作り直しは形が変わったときだけ）。
@@ -52,6 +65,8 @@
 	return _textures
 
 func slices() -> Array[Image]:
+	if not _images.is_empty():
+		return _images
 	var out: Array[Image] = []
 	for z in size.z:
 		var img := Image.create(size.x, size.y, false, Image.FORMAT_RGBA8)
--- a/tests/test_terrain.gd
+++ b/tests/test_terrain.gd
@@ -147,3 +147,29 @@
 ## 手前のマスの奥側に立ったキャラが、木の前に出て見えないように。
 func test_decorations_draw_after_units_at_same_depth():
 	assert_gt(Terrain.DECO_BIAS, 3)  # プレイヤー 2・鉄球 3 より大きい
+
+## 地形も主人公と同じ細かさ（1マス32×32の輪切り、ボクセル1つが本当の画面の1px）。輪切りの間はゲームの座標の1pxのままで、描く枚数は増やさない
+func test_terrain_is_fine_but_keeps_layer_count():
+	var m := Terrain.ground_model(2, 2, 0)
+	assert_eq(m.size.x, 16 * Terrain.FINE)
+	assert_eq(m.size.y, 16 * Terrain.FINE)
+	assert_eq(m.size.z, 2 * StackSprite.LEVEL_PX + 1 + 2)  # 柱と、草むらの2枚
+	var map := HeightMap.new(Vector2i(3, 3))
+	map.set_height(Vector2i(1, 1), 1)
+	var cam := StackCamera.new()
+	var root := Node2D.new()
+	Terrain.build(map, cam, root)
+	for c in root.get_children():
+		var s: StackSprite = c
+		assert_eq(s.voxel_scale, 1.0 / Terrain.FINE)
+		assert_eq(s.layer_step(), 1.0)
+	root.free()
+	cam.free()
+
+## 側面は向きで影が付く：光から遠い北の面は、正面の南の面より暗い
+func test_cliff_sides_shaded_by_direction():
+	var m := Terrain.ground_model(3, 3, 0)
+	var n := m.size.x
+	var south := m.get_voxel(Vector3i(n / 2, n - 1, 12))
+	var north := m.get_voxel(Vector3i(n / 2, 0, 12))
+	assert_lt(north.v, south.v)
--- a/tests/test_voxel_model.gd
+++ b/tests/test_voxel_model.gd
@@ -48,3 +48,15 @@
 	assert_eq(m.get_voxel(Vector3i(0, 0, 0)).a, 0.0)
 	assert_eq(m.get_voxel(Vector3i(0, 2, 0)), Color.RED)
 	assert_eq(m.get_voxel(Vector3i(3, 0, 0)), Color.BLUE)
+
+## 輪切りの画像から直接作った模型も、色を読める（範囲の外は透明）
+func test_model_from_images():
+	var a := Image.create(4, 2, false, Image.FORMAT_RGBA8)
+	var b := Image.create(4, 2, false, Image.FORMAT_RGBA8)
+	b.set_pixel(1, 1, Color.RED)
+	var m := VoxelModel.from_images([a, b])
+	assert_eq(m.size, Vector3i(4, 2, 2))
+	assert_eq(m.get_voxel(Vector3i(1, 1, 1)), Color.RED)
+	assert_eq(m.get_voxel(Vector3i(1, 1, 0)).a, 0.0)
+	assert_eq(m.get_voxel(Vector3i(9, 1, 1)).a, 0.0)
+	assert_eq(m.textures().size(), 2)
Not shown, changed: CLAUDE.md
Not shown, changed: docs/design.md
